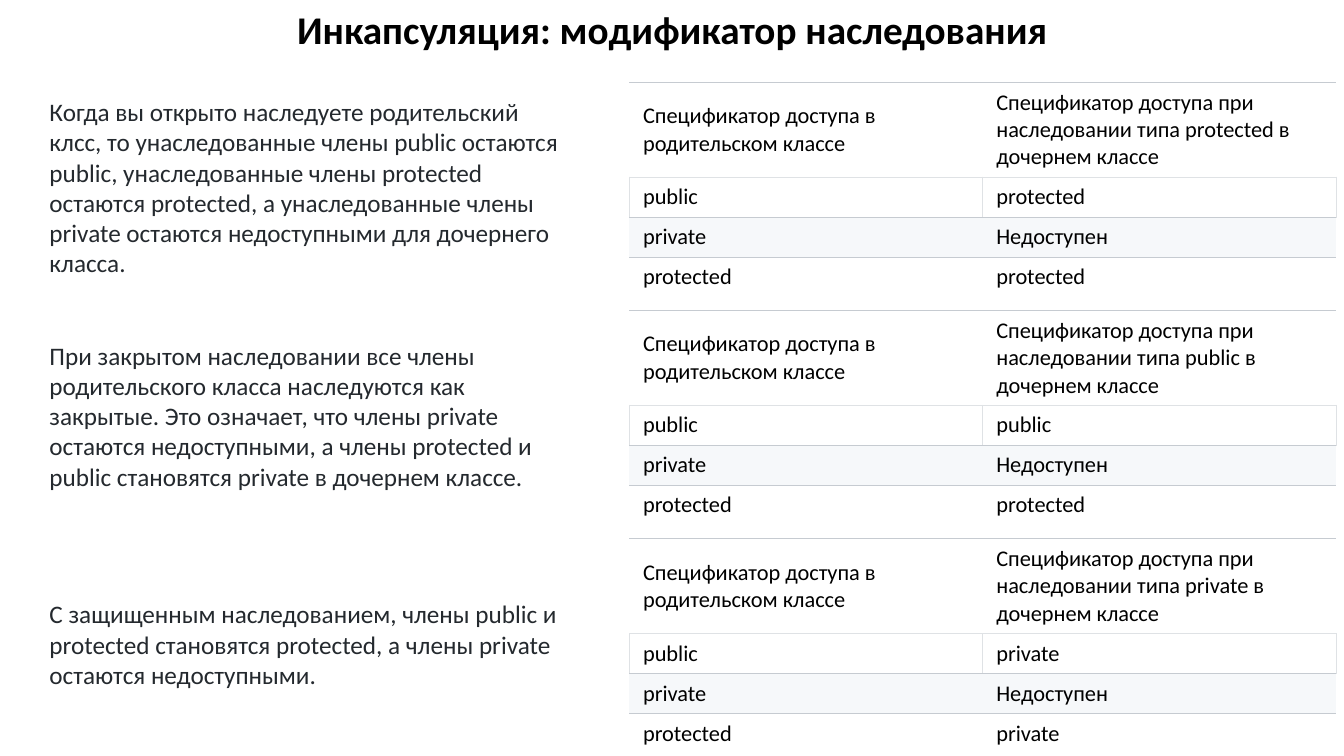
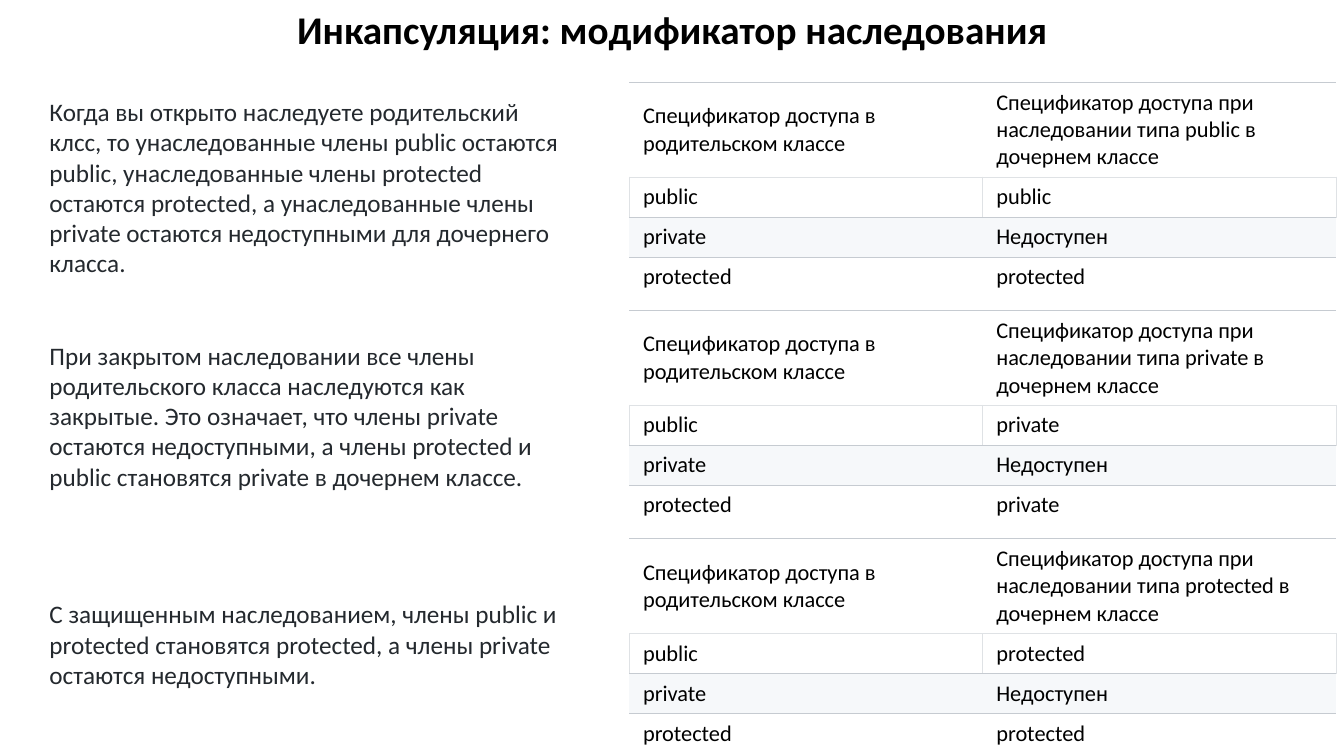
Before and after one commit to MUCTR-IKT-CPP/cpp_course, a slide deck: slide 11 of Lections/5/Классы, инкапсуляция, наследование полиморфизм.pptx. Drawn at 1344x756 pixels with LibreOffice and Linux fonts; fonts in the diff are those of the drawing. Boxes give left, top, right and bottom in pixels: in the first picture for what was removed or moved away, otherwise in the second. Text is boxed around its words. In the diff, an @@ line names an element or a change of style, - is before the commit and + after.

```diff
--- a/Lections/5/Классы, инкапсуляция, наследование полиморфизм.pptx
+++ b/Lections/5/Классы, инкапсуляция, наследование полиморфизм.pptx
@@ table: place and size @@
-table at box(629, 311, 1337, 522)
+table at box(629, 83, 1337, 294)
@@ table: place and size @@
-table at box(629, 538, 1337, 750)
+table at box(629, 311, 1337, 522)
@@ table: place and size @@
-table at box(629, 83, 1337, 294)
+table at box(629, 538, 1337, 750)
```
Also in this commit, not shown: 6 other slides changed, 2 other files.
